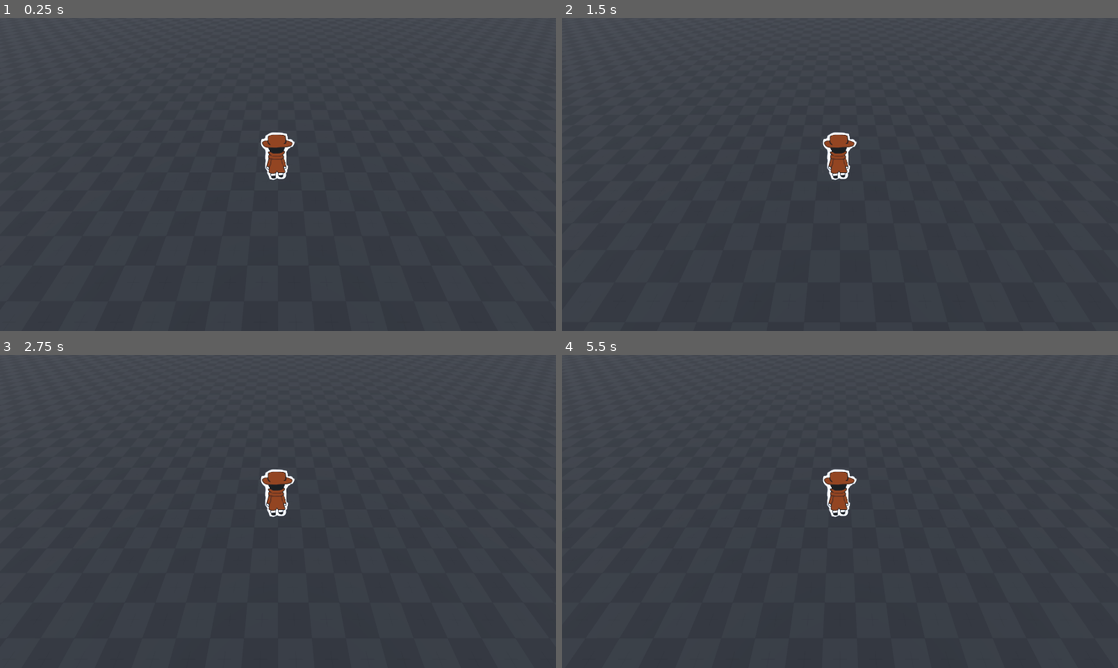
Above: before the commit, frames 1-4 (two rows, left to right).
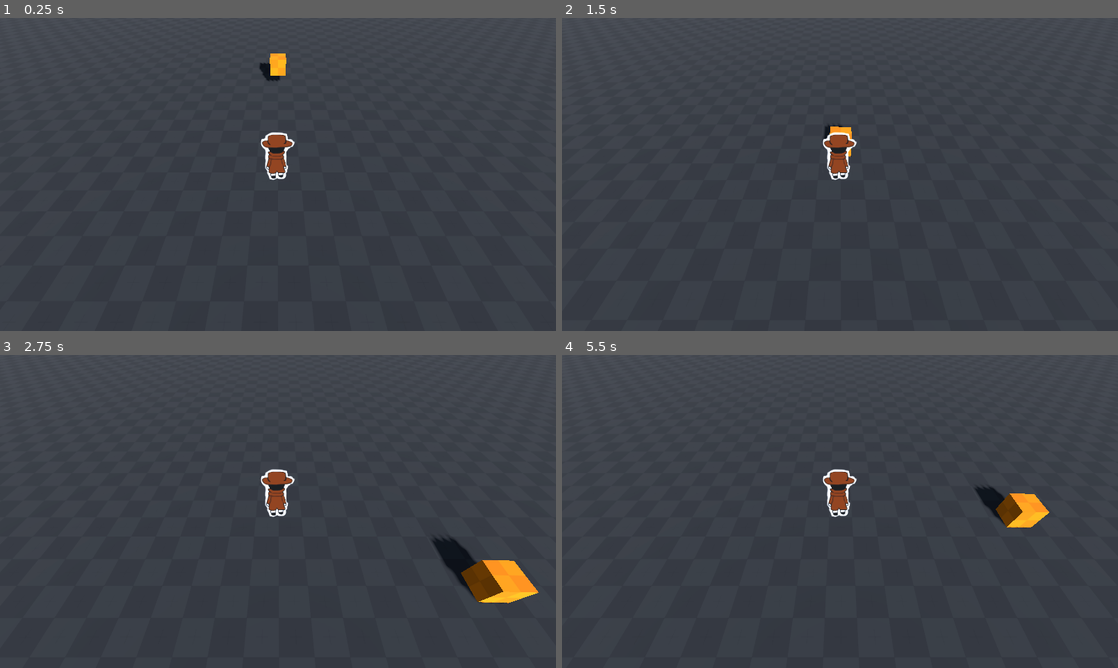
Above: after the commit, the same moments.

Repository: CogitoErgoSum01/teamproject
Game: Godot game, scene res://maps/debug.tscn
The game is run twice, just before and just after one commit, with the same random seed, the same clock (stepped at 60 frames per second) and the same inputs.
Inputs (mouse positions are in pixels of both pictures, inside the frame that each line leads up to):
- Up to frame 1 (0.25 s): no input
- Up to frame 2 (1.5 s): move the mouse to (812, 237) at 0.52 s; hold W (up) from 0.53 s (still down); tap Space (jump) at 0.77 s; move the mouse to (1006, 221) at 1.27 s
- Up to frame 3 (2.75 s): tap Space (jump) at 1.52 s; move the mouse to (111, 464) at 2.02 s; release W (up) at 2.03 s; hold A (left) from 2.03 s (still down)
- Up to frame 4 (5.5 s): move the mouse to (867, 511) at 2.77 s; tap Space (jump) at 3.02, 3.77, 4.52 s; move the mouse to (756, 433) at 3.52 s; release A (left) at 3.53 s; hold S (down) 3.53-4.28 s; move the mouse to (962, 495) at 4.27 s; hold D (right) 4.28-5.03 s; move the mouse to (728, 527) at 5.02 s; hold W (up) from 5.03 s (still down)

The runs differ from the first frame. In frame 1, 0.3% of the frame differs, in the area x 46-52%, y 11-20%; in frame 2, 0.1%; in frame 3, 1.9%, in the area x 77-97%, y 58-80%; in frame 4, 1.0%.

Commit message:
added rigid body box for test

Diff:
--- a/maps/debug.tscn
+++ b/maps/debug.tscn
@@ -2,6 +2,7 @@
 
 [ext_resource type="Texture2D" uid="uid://c1gx7ya1s75qv" path="res://assets/prototype textures/Dark/texture_09.png" id="1_gynrd"]
 [ext_resource type="PackedScene" uid="uid://dj8i32eteyqga" path="res://scenes/player/player.tscn" id="2_8jrgs"]
+[ext_resource type="PackedScene" uid="uid://bc7o5fvyjvmvs" path="res://scenes/props/box.tscn" id="3_5etxy"]
 
 [sub_resource type="ProceduralSkyMaterial" id="ProceduralSkyMaterial_8jrgs"]
 sky_horizon_color = Color(0.66224277, 0.6717428, 0.6867428, 1)
@@ -42,3 +43,6 @@
 
 [node name="player" parent="." unique_id=313666329 instance=ExtResource("2_8jrgs")]
 transform = Transform3D(1, 0, 0, 0, 1, 0, 0, 0, 1, 0, 1, 0)
+
+[node name="box" parent="." unique_id=524062015 instance=ExtResource("3_5etxy")]
+transform = Transform3D(1, 0, 0, 0, 1, 0, 0, 0, 1, 0, 1, -4)
--- /dev/null
+++ b/scenes/props/box.tscn
@@ -0,0 +1,25 @@
+[gd_scene format=3 uid="uid://bc7o5fvyjvmvs"]
+
+[ext_resource type="Texture2D" uid="uid://kypc1tnceheg" path="res://assets/prototype textures/Orange/texture_10.png" id="1_g4j6v"]
+
+[sub_resource type="StandardMaterial3D" id="StandardMaterial3D_yf5fn"]
+vertex_color_use_as_albedo = true
+albedo_texture = ExtResource("1_g4j6v")
+uv1_triplanar = true
+
+[sub_resource type="BoxMesh" id="BoxMesh_g4v7s"]
+material = SubResource("StandardMaterial3D_yf5fn")
+size = Vector3(0.5, 0.5, 0.5)
+
+[sub_resource type="BoxShape3D" id="BoxShape3D_g4v7s"]
+size = Vector3(0.5, 0.5, 0.5)
+
+[node name="box" type="RigidBody3D" unique_id=524062015]
+
+[node name="MeshInstance3D" type="MeshInstance3D" parent="." unique_id=105814985]
+mesh = SubResource("BoxMesh_g4v7s")
+metadata/_edit_lock_ = true
+
+[node name="CollisionShape3D" type="CollisionShape3D" parent="." unique_id=658903259]
+shape = SubResource("BoxShape3D_g4v7s")
+metadata/_edit_lock_ = true
